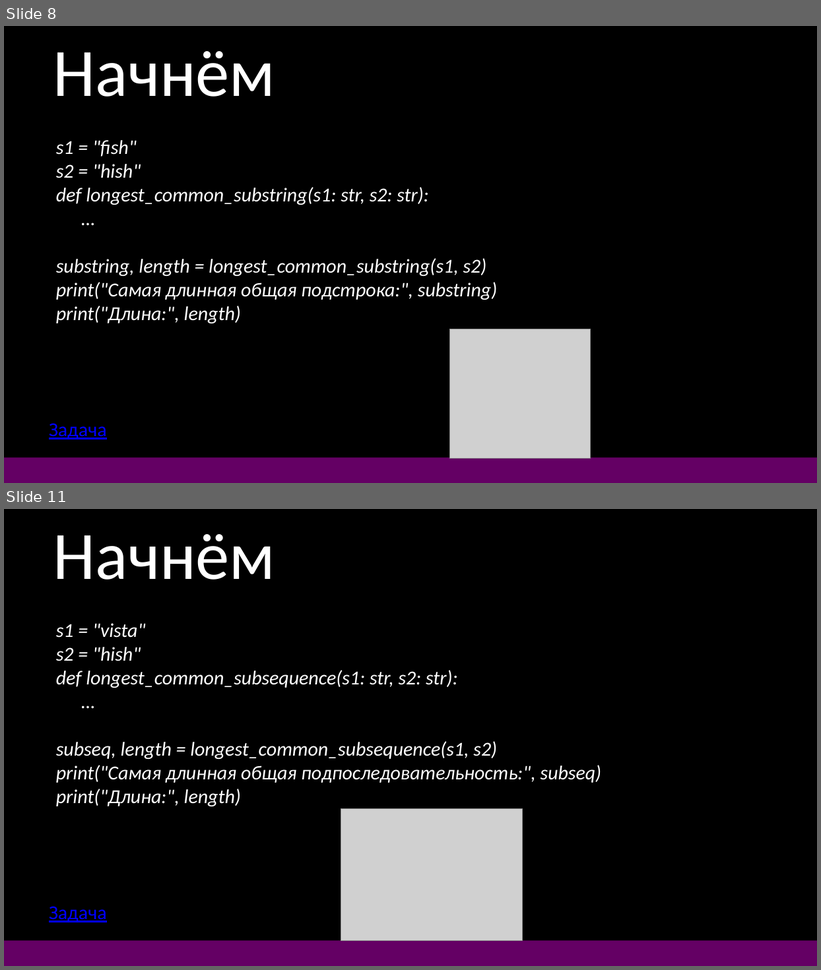
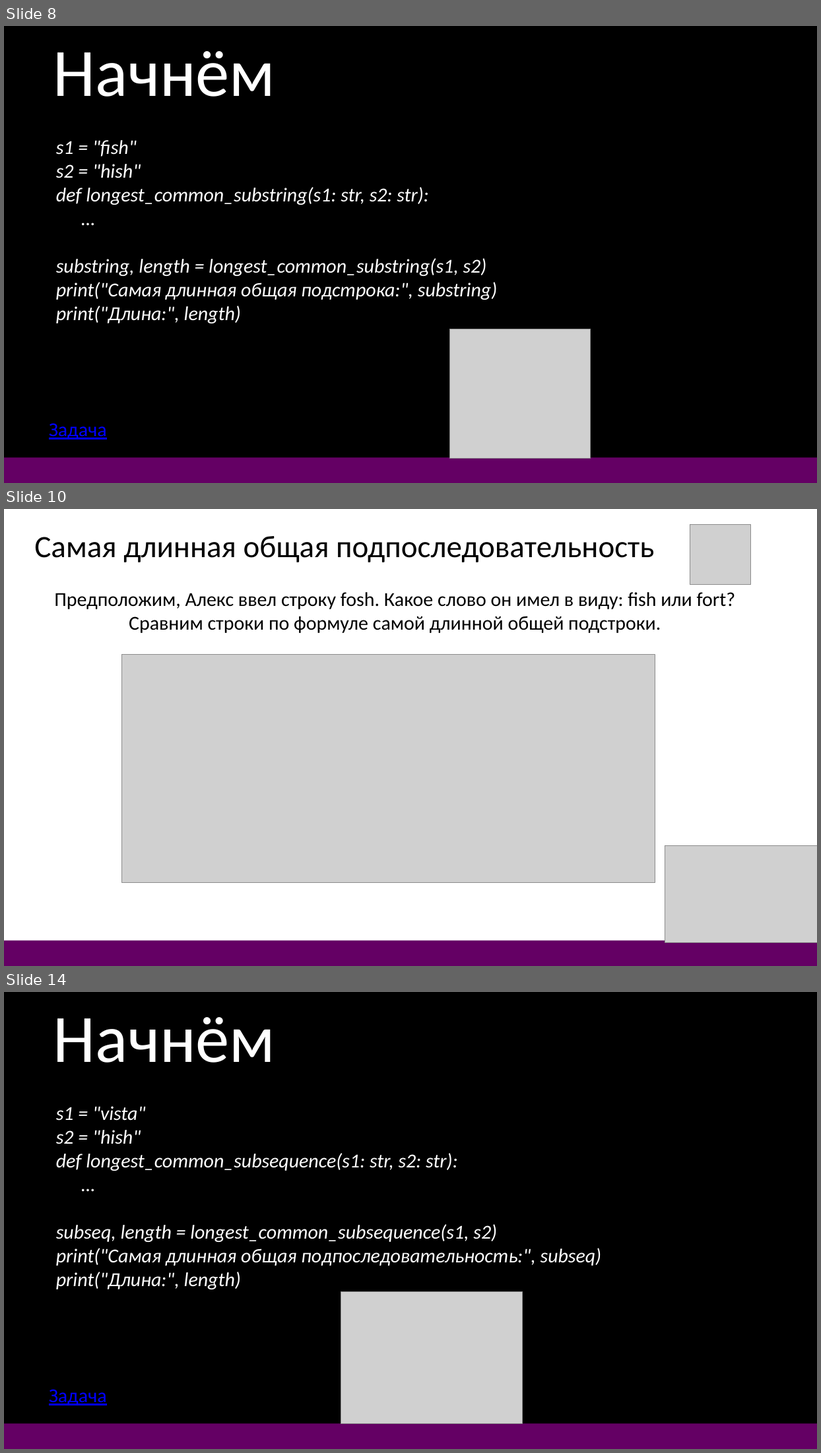
Before and after one commit to DonRobot-all/Algorithmic_training, a slide deck: 14. Самая длинная общая подстрока.pptx. Shown one above the other, each under a label of ours: slides 8 and 11 before the commit, slides 8, 10 and 14 after it; the slides between them are not shown. The pictures are 821x970 and 821x1453 pixels, drawn with LibreOffice and Linux fonts; fonts in the diff are those of the drawing; grey boxes stand for pictures. Boxes give left, top, right and bottom in pixels: in the first picture for what was removed or moved away, otherwise in the second. Text is boxed around its words. In the diff, an @@ line names an element or a change of style, - is before the commit and + after.

```diff
--- a/14. Самая длинная общая подстрока.pptx
+++ b/14. Самая длинная общая подстрока.pptx
@@ slide 10 added at box(4, 509, 817, 966), background #FFFFFF @@
@@ picture added at box(690, 524, 751, 584) @@
@@ text added at box(34, 536, 654, 562), 44 pt, text #000000 @@
+Самая длинная общая подпоследовательность
@@ text added at box(54, 592, 736, 633), 28 pt, text #000000 @@
+Предположим, Алекс ввел строку fosh. Какое слово он имел в виду: fish или fort?
+Сравним строки по формуле самой длинной общей подстроки.
@@ picture added at box(122, 655, 655, 883) @@
@@ picture added at box(665, 846, 817, 943) @@
@@ rectangle added at box(4, 941, 817, 966), fill #640064 @@
@@ what was slide 11 is now slide 14 @@
```
Also in this commit, not shown: 1 slide changed, 4 other slides added, 1 slide removed, 11 other files.
